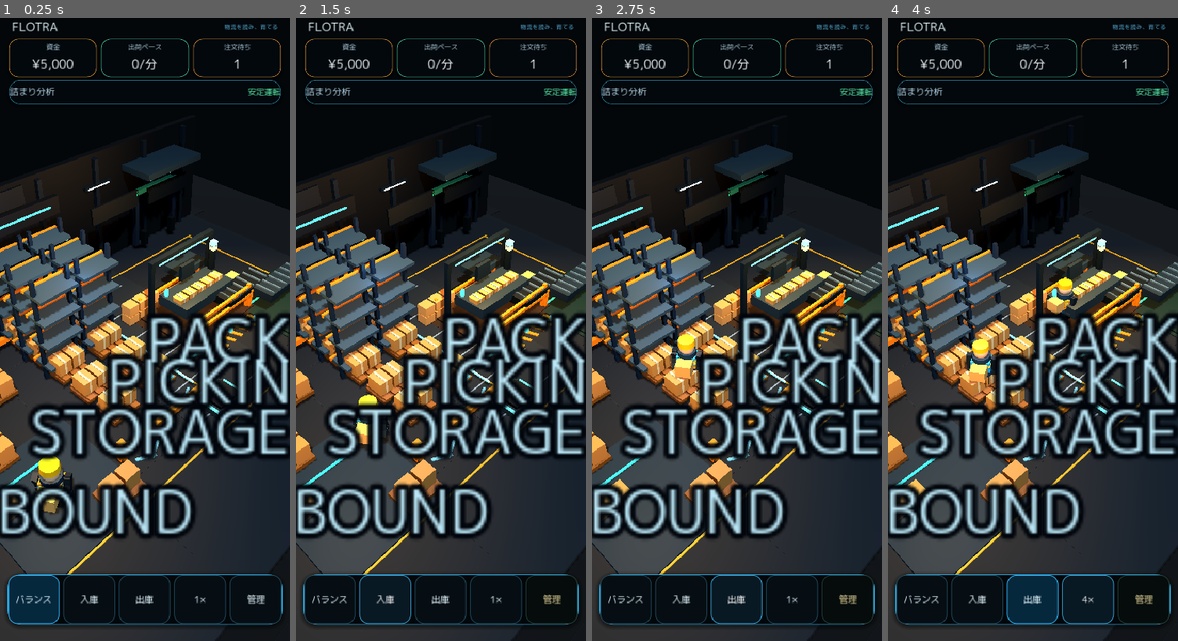
Above: before the commit, frames 1-4 (left to right).
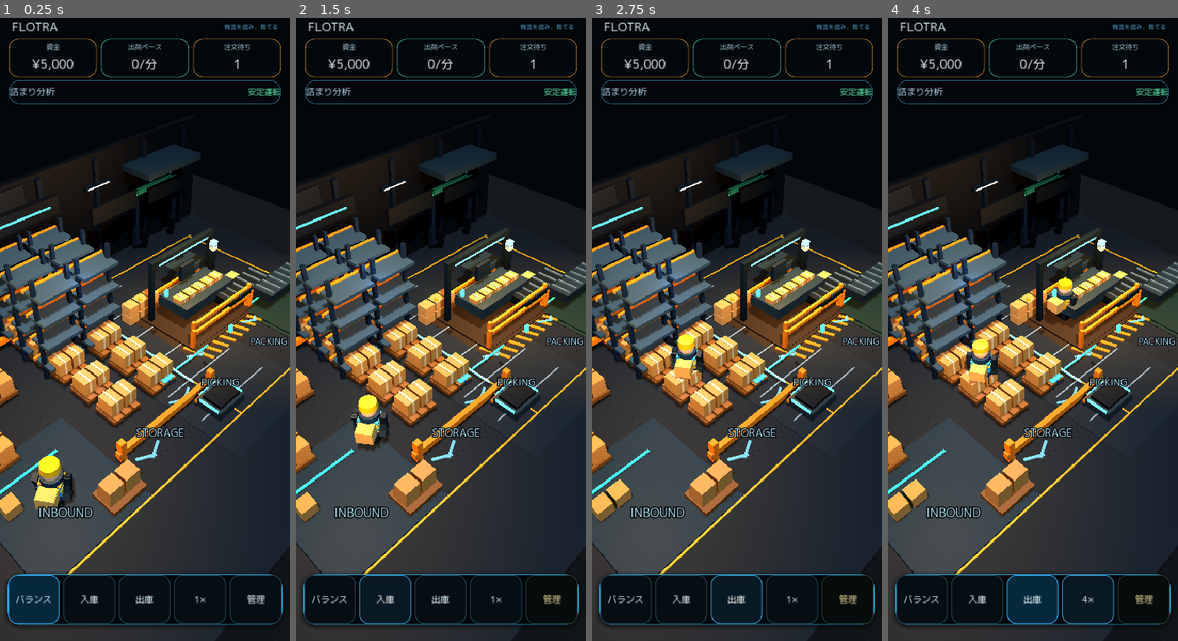
Above: after the commit, the same moments.

Repository: 48wr9f4wgp-lab/Logistics-Boss
Game: Godot game, scene res://scenes/main.tscn
Two runs of this game, one before a commit and one after it. Both use one fixed random seed, a clock stepped at 60 frames per second and the inputs below.
Inputs:
- Up to frame 1 (0.25 s): no input
- Up to frame 2 (1.5 s): click "バランス" at 0.5 s; click "入庫" at 1.25 s
- Up to frame 3 (2.75 s): click "出庫" at 2 s
- Up to frame 4 (4 s): click "1×" at 2.75 s; click "2×" at 3.5 s

The runs differ from the first frame. In frame 1, 17% of the frame differs, in the area x 0-100%, y 47-84%; in frame 2, 17%; in frame 3, 17%; in frame 4, 17%.

Commit message:
Tune Zone label scale for portrait readability

Diff:
--- a/godot/view/zone_interaction_view.gd
+++ b/godot/view/zone_interaction_view.gd
@@ -87,7 +87,7 @@
         label.no_depth_test = true
         label.billboard = BaseMaterial3D.BILLBOARD_ENABLED
         label.double_sided = true
-        label.fixed_size = true
+        label.pixel_size = 0.012
         add_child(label)
         _zone_labels[String(zone_key)] = label
 
